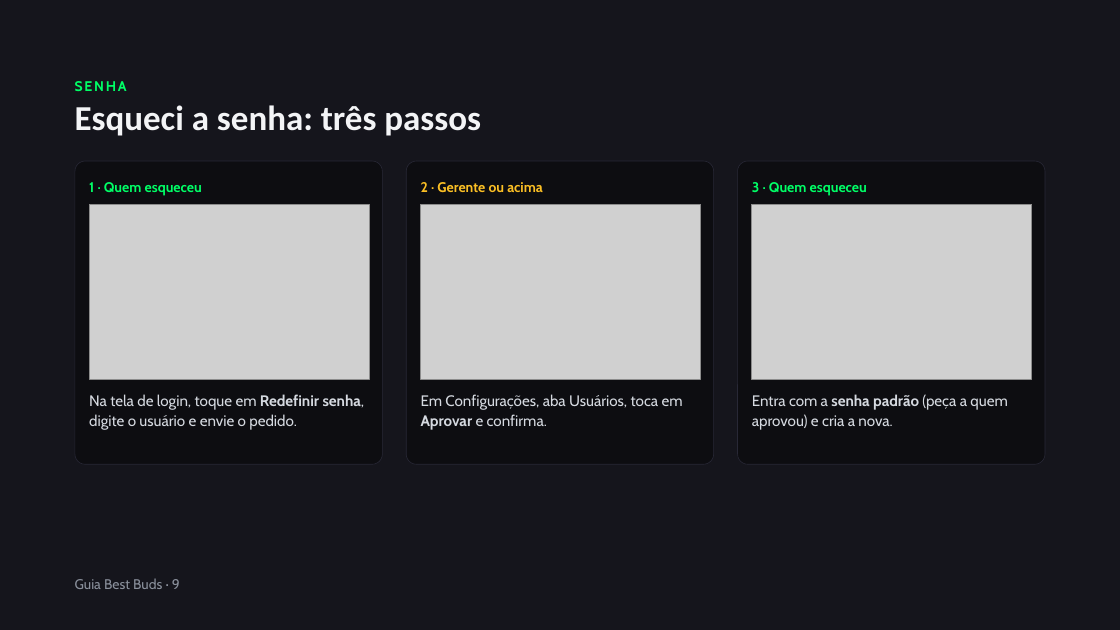
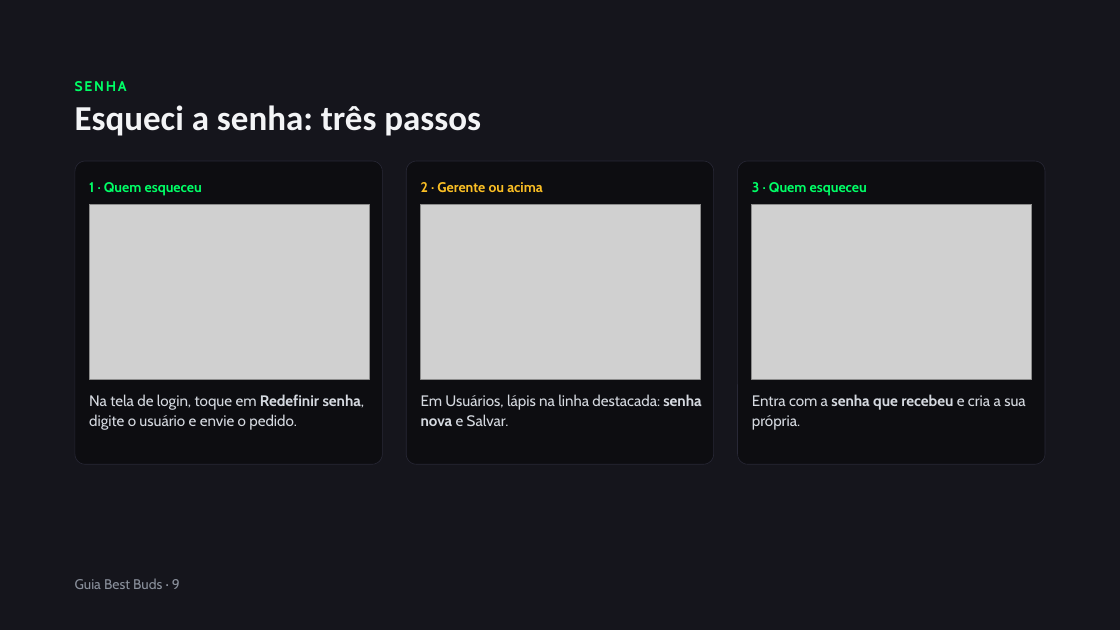
Before and after one commit to BESTBUDSOFC/BESTBUDS, a slide deck: slide 9 of docs/Guia_do_Sistema_Best_Buds.pptx. Drawn at 1120x630 pixels with LibreOffice and Linux fonts; fonts in the diff are those of the drawing; grey boxes stand for pictures. Boxes give left, top, right and bottom in pixels: in the first picture for what was removed or moved away, otherwise in the second. Text is boxed around its words. In the diff, an @@ line names an element or a change of style, - is before the commit and + after.

```diff
--- a/docs/Guia_do_Sistema_Best_Buds.pptx
+++ b/docs/Guia_do_Sistema_Best_Buds.pptx
@@ text at (421,394,701,426): text changed @@
-Em Configurações, aba Usuários, toca em Aprovar e confirma.
+Em Usuários, lápis na linha destacada: senha nova e Salvar.
@@ text at (752,394,1025,430): text changed @@
-Entra com a senha padrão (peça a quem aprovou) e cria a nova.
+Entra com a senha que recebeu e cria a sua própria.
```
Also in this commit, not shown: 10 other slides changed, 2 slides added, 1 other file.
